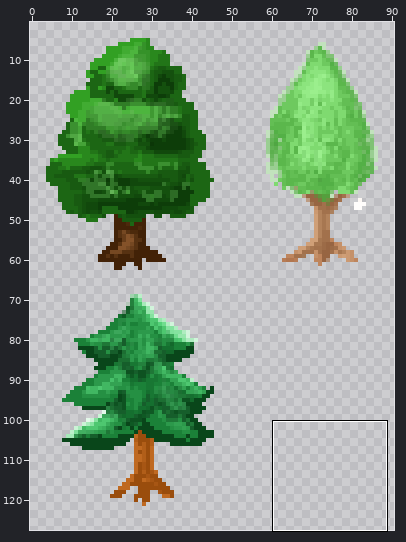
Edited in one commit: sprite sheet (gfx/Trees.png). Above, an overview of the earlier version with the close-up marked.
Close-up. The starting point:
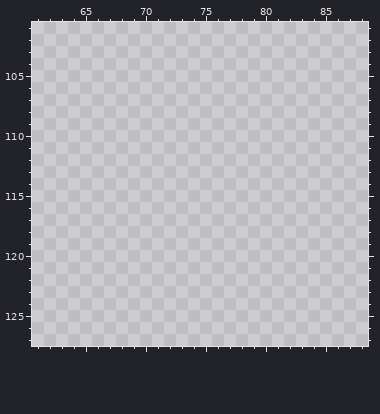
The file is 96x128 pixels. Colours within 5 levels of each other are drawn and written as one. Shown: x 61..88, y 101..127. The wide view leaves out empty margins.
After the commit:
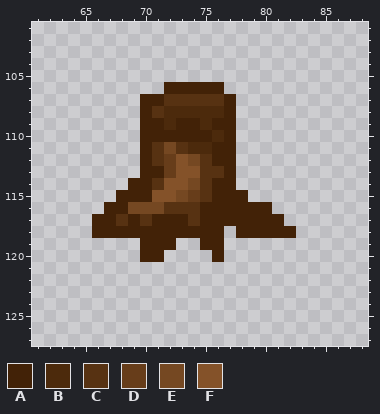
Palette (. is transparent): A #422207  B #4c2a0c  C #573212  D #673d1a  E #754822  F #845229
Difference:
@@ x 61..88 @@
 105 ............................
-106 ............................
-107 ............................
-108 ............................
-109 ............................
-110 ............................
-111 ............................
-112 ............................
-113 ............................
-114 ............................
-115 ............................
-116 ............................
-117 ............................
-118 ............................
-119 ............................
-120 ............................
+106 ...........AAAAA............
+107 .........AACCCCCA...........
+108 .........ACBBBBBA...........
+109 .........AABAABAA...........
+110 .........AAAAAABA...........
+111 .........ACECBBAA...........
+112 .........ACDFECAA...........
+113 .........AADFFCCA...........
+114 ........AACFFECAA...........
+115 .......AAAFFEDCAAA..........
+116 ......AAEEECCCAAAAAA........
+117 .....AACACAAACAAAAAAA.......
+118 .....AAAAAAAAAAA.AAAAA......
+119 .........AAA..AA............
+120 .........AA....A............
 121 ............................
Pixel boxes of the changes (left, top, right, bottom) in both close-ups:
added: (92, 82, 296, 262)
